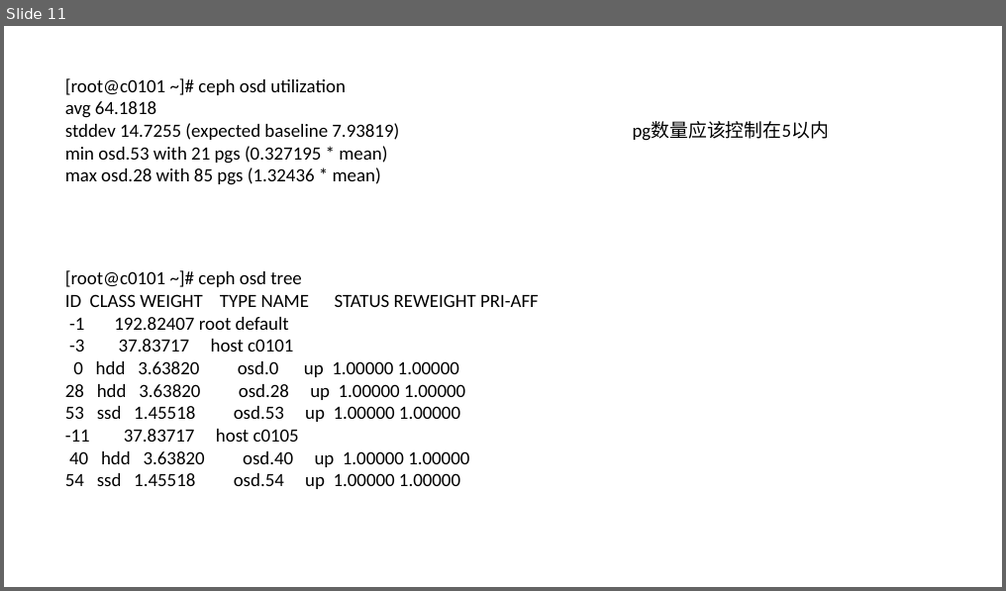
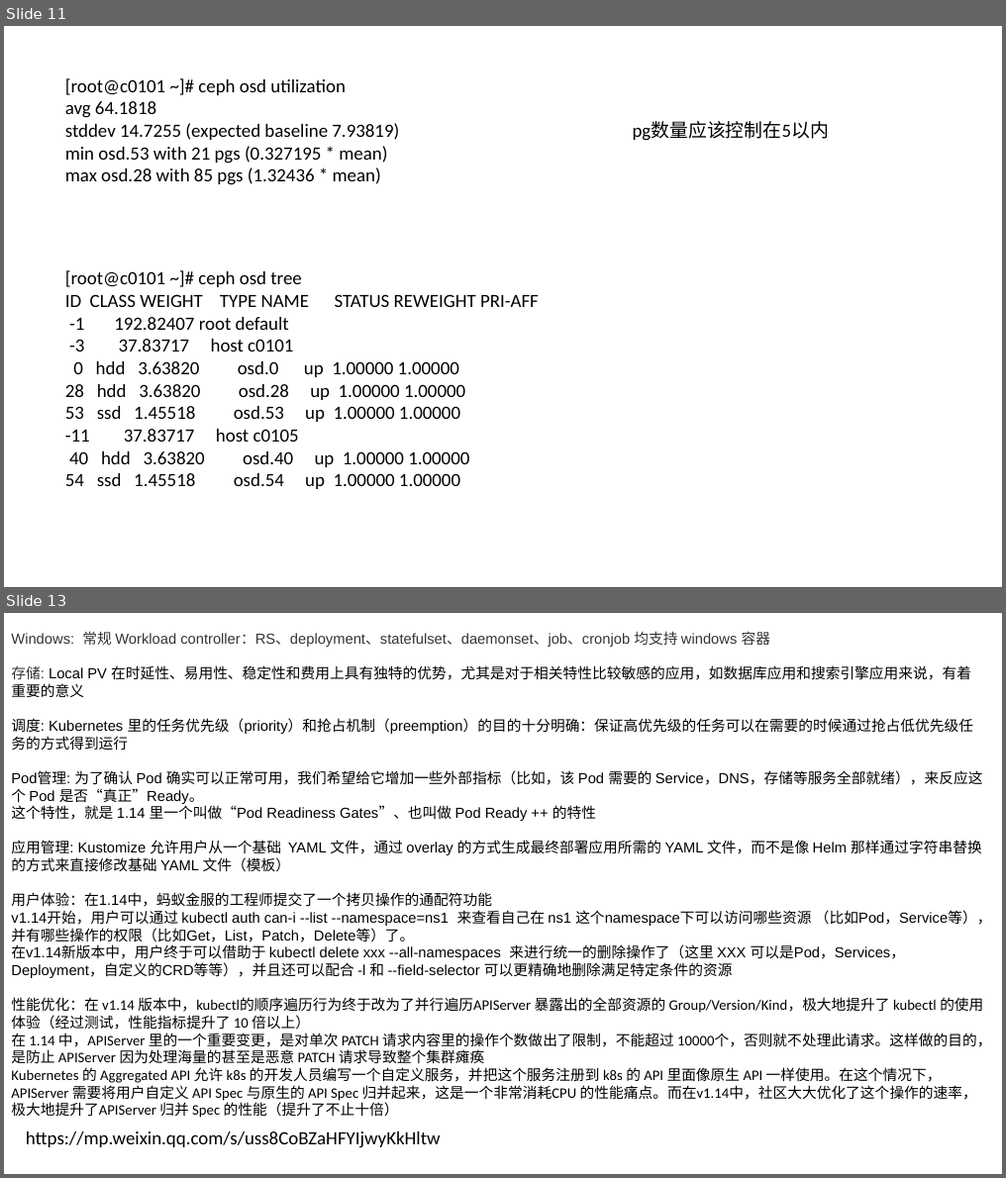
Before and after one commit to majorinche/jiagou, a slide deck: 微信文档摘录.pptx. Shown one above the other, each under a label of ours: slide 11 before the commit, slides 11 and 13 after it; the slides between them are not shown. The pictures are 1006x591 and 1006x1178 pixels, drawn with LibreOffice and Linux fonts; fonts in the diff are those of the drawing. Boxes give left, top, right and bottom in pixels: in the first picture for what was removed or moved away, otherwise in the second. Text is boxed around its words. In the diff, an @@ line names an element or a change of style, - is before the commit and + after.

Commit message:
update

```diff
--- a/微信文档摘录.pptx
+++ b/微信文档摘录.pptx
@@ slide 13 added at (4, 613, 1002, 1174), background #FFFFFF @@
@@ text added at (11, 631, 992, 1118), 14 pt, text #000000 @@
+Windows: 常规 Workload controller：RS、deployment、statefulset、daemonset、job、cronjob 均支持 windows 容器
+存储: Local PV 在时延性、易用性、稳定性和费用上具有独特的优势，尤其是对于相关特性比较敏感的应用，如数据库应用和搜索引擎应用来说，有着重要的意义
+调度: Kubernetes 里的任务优先级（priority）和抢占机制（preemption）的目的十分明确：保证高优先级的任务可以在需要的时候通过抢占低优先级任务的方式得到运行
+Pod管理: 为了确认 Pod 确实可以正常可用，我们希望给它增加一些外部指标（比如，该 Pod 需要的 Service，DNS，存储等服务全部就绪），来反应这个 Pod 是否“真正”Ready。
+这个特性，就是 1.14 里一个叫做“Pod Readiness Gates”、也叫做 Pod Ready ++ 的特性
+应用管理: Kustomize 允许用户从一个基础 YAML 文件，通过 overlay 的方式生成最终部署应用所需的 YAML 文件，而不是像 Helm 那样通过字符串替换的方式来直接修改基础 YAML 文件（模板）
+用户体验：在1.14中，蚂蚁金服的工程师提交了一个拷贝操作的通配符功能
+v1.14开始，用户可以通过 kubectl auth can-i --list --namespace=ns1 来查看自己在 ns1 这个namespace下可以访问哪些资源 （比如Pod，Service等），并有哪些操作的权限（比如Get，List，Patch，Delete等）了。
+在v1.14新版本中，用户终于可以借助于 kubectl delete xxx --all-namespaces 来进行统一的删除操作了（这里 XXX 可以是Pod，Services，Deployment，自定义的CRD等等），并且还可以配合 -l 和 --field-selector 可以更精确地删除满足特定条件的资源
+性能优化：在 v1.14 版本中，kubectl的顺序遍历行为终于改为了并行遍历APIServer 暴露出的全部资源的 Group/Version/Kind，极大地提升了 kubectl 的使用体验（经过测试，性能指标提升了 10 倍以上）
+在 1.14 中，APIServer 里的一个重要变更，是对单次 PATCH 请求内容里的操作个数做出了限制，不能超过 10000个，否则就不处理此请求。这样做的目的，是防止 APIServer 因为处理海量的甚至是恶意 PATCH 请求导致整个集群瘫痪
+Kubernetes 的 Aggregated API 允许 k8s 的开发人员编写一个自定义服务，并把这个服务注册到 k8s 的 API 里面像原生 API 一样使用。在这个情况下，APIServer 需要将用户自定义 API Spec 与原生的 API Spec 归并起来，这是一个非常消耗CPU 的性能痛点。而在v1.14中，社区大大优化了这个操作的速率，极大地提升了APIServer 归并 Spec 的性能（提升了不止十倍）
@@ text added at (26, 1132, 441, 1149), 18 pt, text #000000 @@
+https://mp.weixin.qq.com/s/uss8CoBZaHFYIjwyKkHltw
```
Also in this commit, not shown: 2 other slides added.
